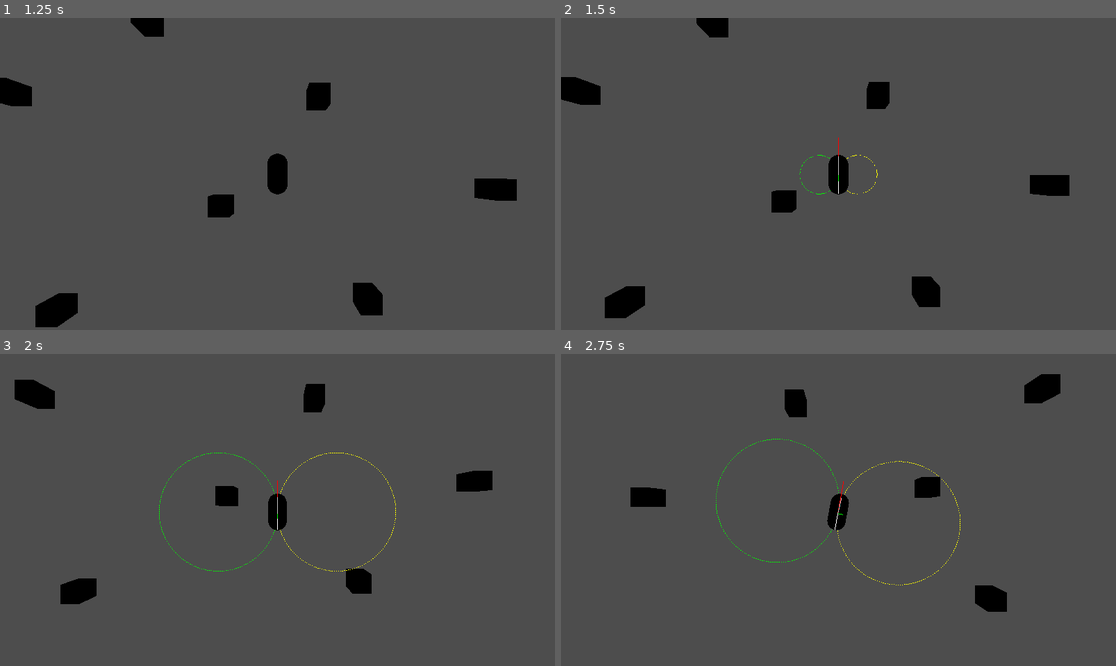
Above: before the commit, frames 1-4 (two rows, left to right).
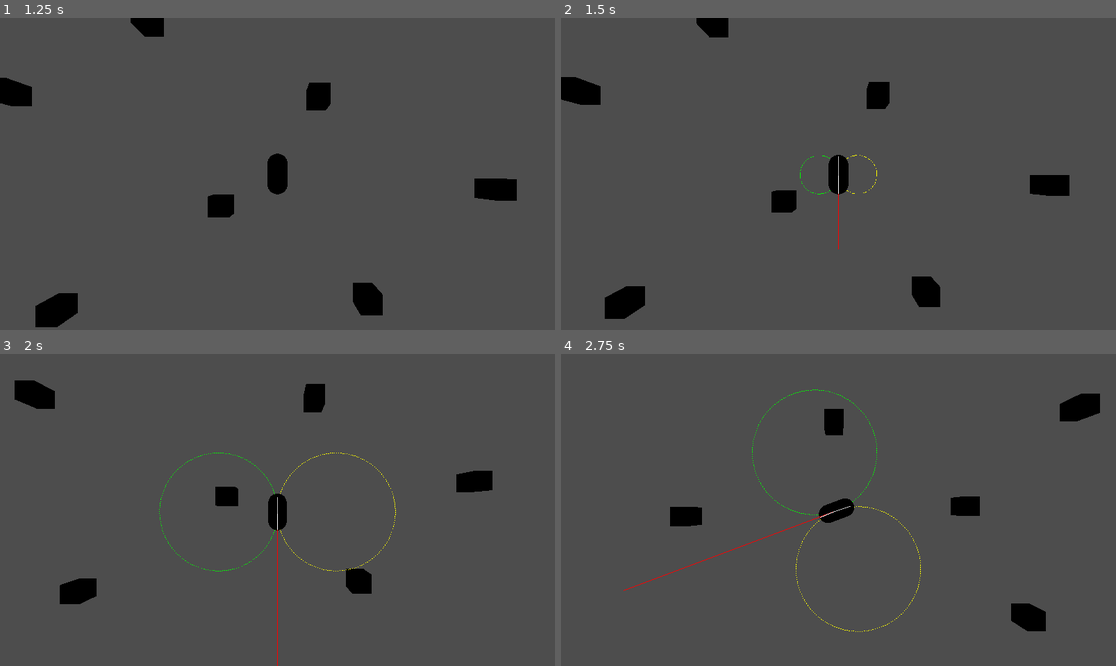
Above: after the commit, the same moments.

Repository: Herodegon/cargamedemo
Game: Godot game, scene res://scenes/game.tscn
The game is run twice, just before and just after one commit, with the same random seed, the same clock (stepped at 60 frames per second) and the same inputs.
Inputs:
- Up to frame 1 (1.25 s): tap Enter at 0.5 s; hold D (turn_right) from 0.53 s (still down); hold F from 0.53 s (still down)
- Up to frame 2 (1.5 s): tap Space at 1.25 s; release D (turn_right) at 1.28 s; release F at 1.28 s; hold S (brake) from 1.28 s (still down); tap P at 1.35 s
- Up to frame 3 (2 s): keep holding S (brake)
- Up to frame 4 (2.75 s): release S (brake) at 2.03 s; hold D (turn_right) from 2.03 s (still down); hold F from 2.03 s (still down)

Frame 1 is identical in both runs. In frame 2, less than 0.1% of the frame differs, in the area x 4-88%, y 20-97%; in frame 3, 0.2%; in frame 4, 4.5%, in the area x 11-98%, y 6-90%.

Commit message:
Implemented first draft of drift system

Diff:
--- a/scripts/obj_player.gd
+++ b/scripts/obj_player.gd
@@ -9,14 +9,26 @@
 
 # TODO List:
 ## Features:
+### [X] - Add camera zoom out when accelerating
+### [X] - Add wheel bases
+### [X] - Add wheel steering
+### [X] - Add basic gears (Drive, Neutral, and Reverse)
+### [ ] - Add gear shifting
 ### [ ] - Add drifting mechanic
 ### [ ] - Add jump mechanic
 ### [ ] - Add pitch spin when midair
 ### [ ] - Add yaw spin when midair
 ### [ ] - Add camera shake when accelerating
+### [ ] - Add test weapon
+### [ ] - Add basic enemy
+### [ ] - Add health bar to car class
+### [ ] - Add hitbox and hurtbox to car class
+### [ ] - Add AI to enemy
 ## Bugs:
 ### [X] - Car turning acceleration increases exponentially as difference between car position and velocity decreases
 ### [X] - Near zero pivot point when turning during transition from reverse to drive
+### [ ] - Turning causes a small amount of friction to be applied to the car every frame, even when net friction is 0
+
 
 enum CarStates {
 	DRIVE,
@@ -41,7 +53,7 @@
 
 ## When true, drift is applied to front and back wheels
 var is_handbrake_applied := false
-var acceleration_angle := 0.0
+var drift_direction := Vector3.ZERO
 
 var is_friction_enabled := true
 var is_debug_enabled := false
@@ -56,6 +68,7 @@
 @export var turn_angle := PI/6				# Angle from front wheels where turn force is applied. Default: PI/6
 @export var turn_strength := 2.0			# Magnitude of turn angle. 							   Default: 1.0
 @export var spin_angle := PI/6              # Angle from front wheels where spin force is applied. Default: PI/6
+@export var rotation_speed := 0.50	        # Rate of rotation of the car when drifting. 		   Default: 0.08
 @export var friction := -0.2				# Force to reduce acceleration. 					   Default: -0.2
 @export var drag := -0.01					# Force to reduce acceleration as velocity increases.  Default: -0.01
 
@@ -166,8 +179,6 @@
 
 	# Calculate forward movement based on the direction the car is facing
 	var forward_dir := -basis.z
-	if (is_handbrake_applied):
-		forward_dir = velocity.normalized()
 	var accel_dir := input_dir.z * basis.z
 	var turn_dir := input_dir.x * basis.x
 
@@ -183,12 +194,13 @@
 	var back_wheel := global_position - (forward_dir * (scale.z/2.0))
 	if (prev_velocity != 0.0 && !turn_dir.is_zero_approx()):
 		wheel_steering = calc_steering(turn_angle, turn_dir, accel_dir)
-		if (curr_state != CarStates.REVERSE && input_dir.z > 0.0 && is_handbrake_applied == false):
+		# Begin drifting if the brake is applied while the car is moving forward
+		if (prev_velocity > 0.0 && input_dir.z > 0.0 && is_handbrake_applied == false):
 			print("Drift Time")
 			is_handbrake_applied = true
-	elif (is_handbrake_applied == true):
+			drift_direction = velocity
+	elif (is_handbrake_applied == true && (velocity.normalized() - drift_direction.normalized()).length() < 0.1):
 		is_handbrake_applied = false
-		acceleration_angle = 0.0
 
 	# Set velocity for each pair of wheels depending on their role
 	front_wheel += (velocity + wheel_steering) * delta
@@ -196,16 +208,25 @@
 	var new_heading = (front_wheel - back_wheel).normalized()
 
 	# Calculate player velocity
+	var acceleration_force = Vector3.ZERO
+	if (is_handbrake_applied):
+		velocity += max_acceleration * accel_dir.normalized() * delta
+	else:
+		if (prev_velocity < max_acceleration):
+			acceleration_force = max_acceleration * accel_dir.normalized() * delta
+		else:
+			acceleration_force = max_acceleration * (accel_dir + wheel_steering).normalized() * delta
+		velocity = (new_heading * prev_velocity) + acceleration_force
+
+	# Calculate resistance
 	var net_friction = Vector3.ZERO
 	if (is_friction_enabled):
 		net_friction = calc_friction(velocity)
-	var acceleration_force = max_acceleration * (accel_dir + wheel_steering).normalized() * delta
 	var net_friction_force = net_friction * delta
-	var new_velocity = (new_heading * prev_velocity) + acceleration_force + net_friction_force
-
-	velocity = new_velocity
-	print("Velocity: ", velocity.dot(forward_dir))
-
+	velocity += net_friction_force
+	print("Velocity: ", velocity.length())
+
+	# Constrain velocity depending on the current gear
 	var curr_velocity = velocity.dot(forward_dir)
 	if (!accel_dir.is_zero_approx()):
 		if (input_dir.z < 0.0 && curr_velocity > state_max):
@@ -219,17 +240,22 @@
 
 	move_and_slide()
 	if (curr_velocity > 0.0):
-		look_at(global_position + velocity)
+		if (is_handbrake_applied):
+			drift_direction = new_heading * drift_direction.length()
+			look_at(global_position + drift_direction)
+		else:
+			look_at(global_position + velocity)
 	elif (curr_velocity < 0.0):
 		look_at(global_position - velocity)
 
 	if (is_debug_enabled):
 		var debug_obj := [
-			#velocity,
-			#handbrake_velocity,
+			velocity,
+			drift_direction,
 			#relative_input,
-			forward_dir,
-			acceleration_force,
+			#forward_dir,
+			#acceleration_force,
+			#net_friction_force,
 			#accel_dir,
 			#turn_dir,
 			#wheel_steering,
